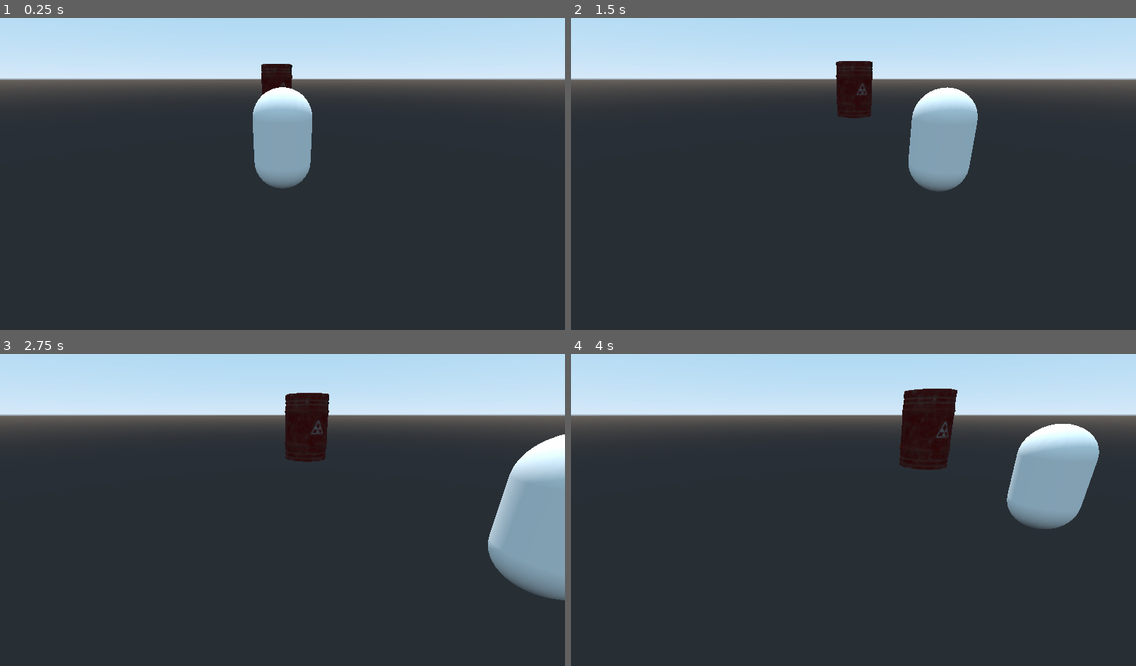
Above: before the commit, frames 1-4 (two rows, left to right).
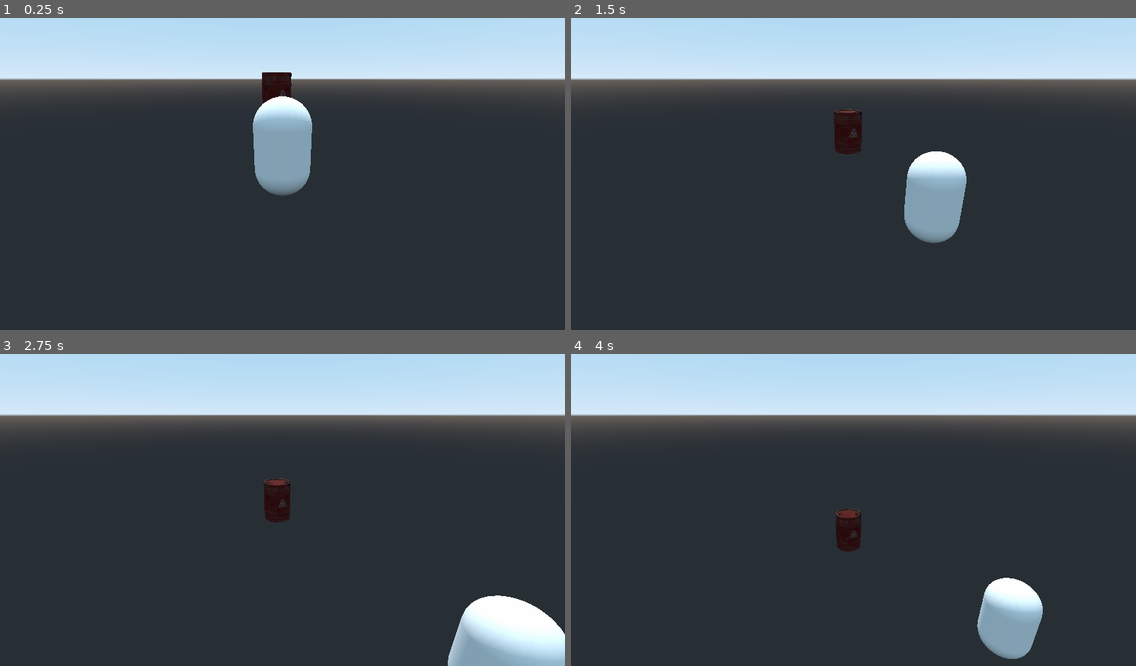
Above: after the commit, the same moments.

Repository: GitGudCode440/GameOffGameJamProject
Game: Godot game, scene res://src/Levels/LevelTemplate/LevelTemplate.tscn
Same seed, same stepped clock (60 frames per second), same inputs: the game is played once before the commit and once after it.
Inputs:
- Up to frame 1 (0.25 s): no input
- Up to frame 2 (1.5 s): hold D (move_right) 0.53-1.28 s; hold S (move_backward) from 1.28 s (still down)
- Up to frame 3 (2.75 s): release S (move_backward) at 2.03 s; hold D (move_right) from 2.03 s (still down)
- Up to frame 4 (4 s): release D (move_right) at 2.78 s; hold W (move_forward) 2.78-3.53 s; hold A (move_left) from 3.53 s (still down)

The runs differ from the first frame. In frame 1, 1.4% of the frame differs, in the area x 44-56%, y 14-57%; in frame 2, 6.5%; in frame 3, 11%, in the area x 46-100%, y 12-100%; in frame 4, 9.2%.

Commit message:
Added gravity to character base scene

Diff:
--- a/src/Characters/Character.gd
+++ b/src/Characters/Character.gd
@@ -2,6 +2,8 @@
 class_name Character
 
 export var res : Resource
+export var gravity : float = 98
 
-func _physics_process(delta):
-	pass
+func apply_gravity():
+	res.direction.y = -1.0 if !is_on_floor() else 0.0
+	res.velocity.y = gravity * res.direction.y * get_physics_process_delta_time()
--- a/src/Characters/Player/Player.gd
+++ b/src/Characters/Player/Player.gd
@@ -1,19 +1,22 @@
 extends Character
 
 func _process(delta):
+	set_direction()
+	calculate_velocity()
 
+func _physics_process(delta):
+	res.velocity = move_and_slide(res.velocity, Vector3.UP)
+	self.apply_gravity()
+
+func set_direction():
 	res.direction = Vector3(
 		(Input.get_action_strength("move_left") - Input.get_action_strength("move_right")),
 		0.0,
 		(Input.get_action_strength("move_forward") - Input.get_action_strength("move_backward"))
 	)
 
-
+func calculate_velocity():
 	if res.direction != Vector3.ZERO:
 		res.velocity = lerp(res.velocity, res.direction * res.speed, res.accelerationRate)
 	else:
 		res.velocity = lerp(res.velocity, Vector3.ZERO, res.deccelerationRate)
-
-
-func _physics_process(delta):
-	res.velocity = move_and_slide(res.velocity)
--- a/src/Characters/Player/Player.tscn
+++ b/src/Characters/Player/Player.tscn
@@ -7,7 +7,6 @@
 [sub_resource type="Resource" id=1]
 script = ExtResource( 3 )
 speed = 5.0
-gravity = 2.0
 health = 0
 accelerationRate = 0.05
 deccelerationRate = 0.25
--- a/src/Characters/Red Barell/RedBarrel.gd
+++ b/src/Characters/Red Barell/RedBarrel.gd
@@ -1,12 +1,14 @@
 extends Character
 
 func _process(delta):
-	var playerPosition : Vector3 = get_tree().get_root().find_node('Player', true, false).global_translation
-	var directionToPlayer := (playerPosition - global_translation).normalized()
-	res.direction = directionToPlayer
-
+#	var playerPosition : Vector3 = get_tree().get_root().find_node('Player', true, false).global_translation
+#	var directionToPlayer := (playerPosition - global_translation).normalized()
+#	res.direction = directionToPlayer
+	res
+	pass
 
 
 func _physics_process(delta):
 	res.velocity = res.direction * res.speed
-	res.velocity = move_and_slide(res.velocity)
+	res.velocity = move_and_slide(res.velocity, Vector3.UP)
+	self.apply_gravity()
--- a/src/Characters/Red Barell/RedBarrel.tscn
+++ b/src/Characters/Red Barell/RedBarrel.tscn
@@ -9,7 +9,6 @@
 [sub_resource type="Resource" id=1]
 script = ExtResource( 5 )
 speed = 2.0
-gravity = 0.0
 health = 0
 accelerationRate = 0.0
 deccelerationRate = 0.0
--- a/src/Resources/character_stats.gd
+++ b/src/Resources/character_stats.gd
@@ -1,7 +1,6 @@
 extends Resource
 
 export var speed : float
-export var gravity : float
 export var health : int
 
 export var accelerationRate : float
--- a/src/Resources/character_stats.tres
+++ b/src/Resources/character_stats.tres
@@ -5,7 +5,6 @@
 [resource]
 script = ExtResource( 1 )
 speed = 0.0
-gravity = 0.0
 health = 0
 accelerationRate = 0.0
 deccelerationRate = 0.0
